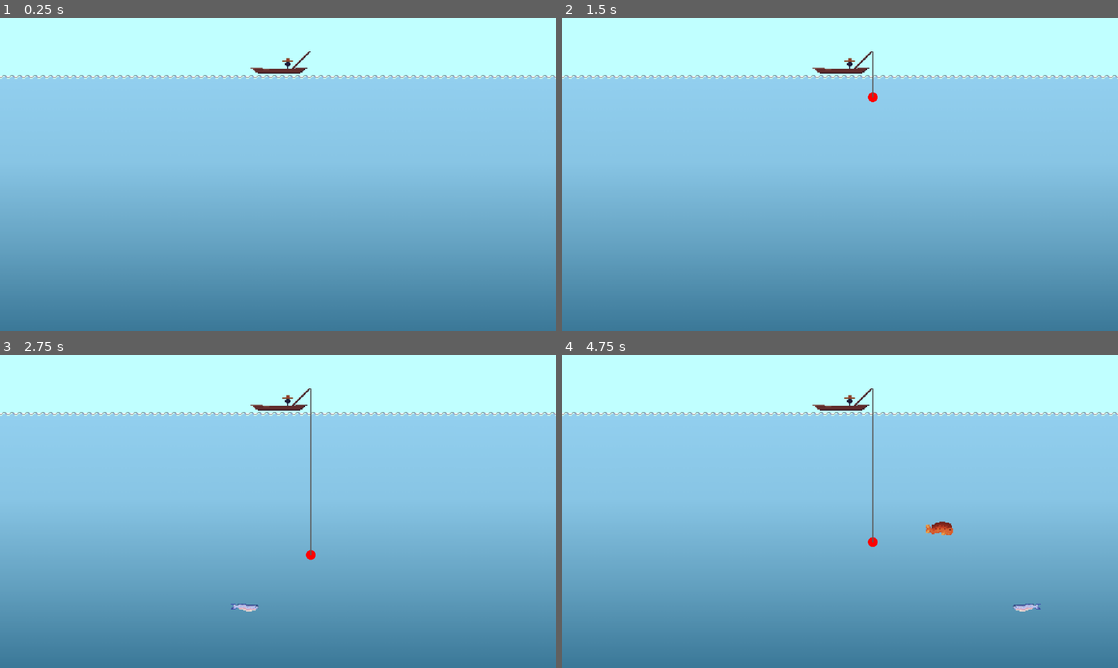
Above: before the commit, frames 1-4 (two rows, left to right).
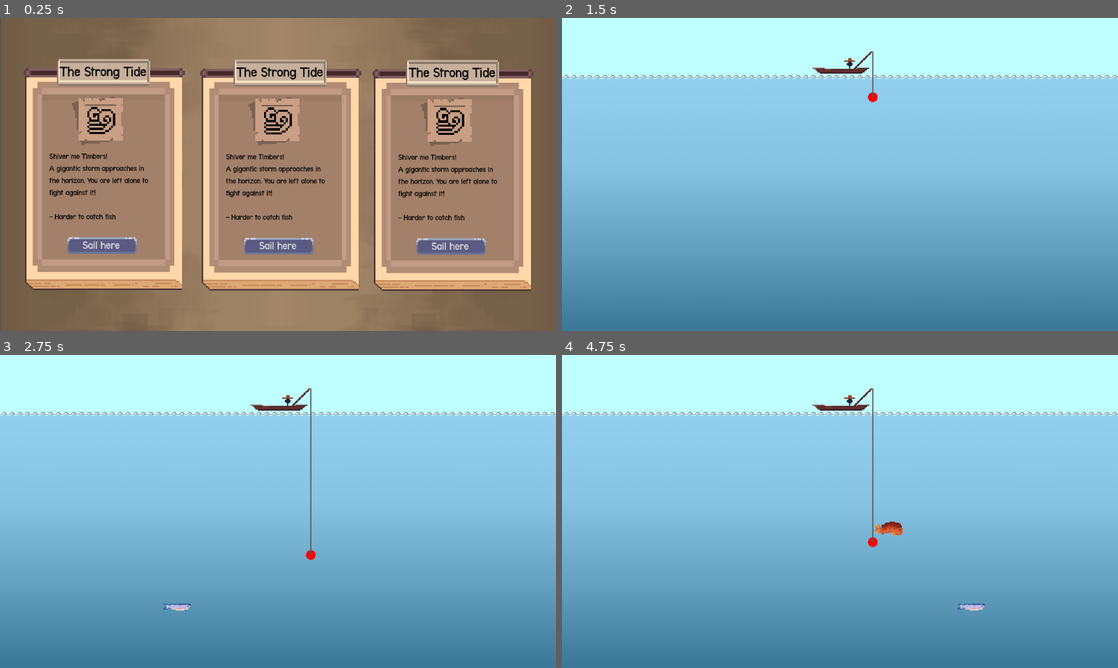
Above: after the commit, the same moments.

Repository: Gugaapo/fishing_game
Game: Godot game, scene res://scenes/Events_scene/events.tscn
Same seed, same stepped clock (60 frames per second), same inputs: the game is played once before the commit and once after it. Before the commit the project starts from res://scenes/fishing_scene/debug_scene.tscn.
Inputs (mouse positions are in pixels of both pictures, inside the frame that each line leads up to):
- Up to frame 1 (0.25 s): no input
- Up to frame 2 (1.5 s): click (662, 246) at 0.5 s, where only the run after the commit has a clickable "Sail here"; tap Enter (ui_accept) at 1.25 s; hold Right (ui_right) from 1.28 s (still down); hold Z (fish) from 1.28 s (still down)
- Up to frame 3 (2.75 s): tap Enter (ui_accept) at 1.52, 2, 2.27 s; release Right (ui_right) at 2.03 s; release Z (fish) at 2.03 s; hold Left (ui_left) from 2.03 s (still down); tap Z (fish) at 2.1 s
- Up to frame 4 (4.75 s): release Left (ui_left) at 2.78 s; hold Z (fish) 2.78-3.53 s; hold Right (ui_right) 2.78-4.28 s; tap Z (fish) at 3.6 s; tap Enter (ui_accept) at 3.77, 4.52 s; hold Left (ui_left) from 4.28 s (still down); hold Z (fish) from 4.28 s (still down)

The runs differ from the first frame. In frame 1, 100% of the frame differs, in the area x 0-100%, y 0-100%; in frame 2, nothing differs; in frame 3, 0.2%; in frame 4, 0.5%.

Commit message:
change initial scene to Events

Diff:
--- a/project.godot
+++ b/project.godot
@@ -11,7 +11,7 @@
 [application]
 
 config/name="roguelike-fishing"
-run/main_scene="res://scenes/fishing_scene/debug_scene.tscn"
+run/main_scene="res://scenes/Events_scene/events.tscn"
 config/features=PackedStringArray("4.2", "Forward Plus")
 config/icon="res://icon.svg"
 
--- a/scenes/Events_scene/EventSelectionNode.tscn
+++ b/scenes/Events_scene/EventSelectionNode.tscn
@@ -6,9 +6,15 @@
 [ext_resource type="FontFile" uid="uid://clkjta5vgibng" path="res://assets/fonts/Terminal-Grotesque-master/terminal-grotesque.ttf" id="3_hrxv2"]
 [ext_resource type="Texture2D" uid="uid://iisxxbq8b8ek" path="res://assets/sprites/eventos/StrongTide.png" id="4_nrrao"]
 [ext_resource type="Texture2D" uid="uid://bflynl8xmfq8p" path="res://assets/Complete_UI_Book_Styles_Pack_Free_v1.0/01_TravelBookLite/Sprites/UI_TravelBook_Bar01a.png" id="5_37idj"]
-[ext_resource type="Texture2D" uid="uid://dnqc4nq6x6fqt" path="res://assets/fantasy_pixelart_ui/sliders/silver_grabber_pressed.png" id="5_e1e7c"]
-[ext_resource type="Texture2D" uid="uid://c6mre0hjtet54" path="res://assets/fantasy_pixelart_ui/sliders/gold_grabber_pressed.png" id="6_40ldy"]
+[ext_resource type="Texture2D" uid="uid://crp6aghxupmtx" path="res://assets/sprites/PaperUI.png" id="5_58p1c"]
+[ext_resource type="Texture2D" uid="uid://dbo5e2i8fsoev" path="res://assets/fantasy_pixelart_ui/sliders/silver_slider_empty.png" id="5_v18j5"]
 [ext_resource type="Texture2D" uid="uid://bv2gxwejh4rbb" path="res://assets/Complete_UI_Book_Styles_Pack_Free_v1.0/01_TravelBookLite/Sprites/UI_TravelBook_Frame01a.png" id="6_43ibd"]
+
+[sub_resource type="StyleBoxTexture" id="StyleBoxTexture_eji48"]
+texture = ExtResource("3_1dede")
+
+[sub_resource type="StyleBoxTexture" id="StyleBoxTexture_hqb2q"]
+texture = ExtResource("5_v18j5")
 
 [node name="Root" type="Control"]
 layout_mode = 3
@@ -19,7 +25,7 @@
 offset_right = 40.0
 offset_bottom = 40.0
 
-[node name="Base" type="TextureRect" parent="Inner"]
+[node name="Baseplate" type="TextureRect" parent="Inner"]
 layout_mode = 0
 offset_left = 1.0
 offset_right = 105.0
@@ -27,7 +33,7 @@
 texture = ExtResource("1_8eaxj")
 expand_mode = 1
 
-[node name="Meio" type="Control" parent="Inner/Base"]
+[node name="Meio" type="Control" parent="Inner/Baseplate"]
 layout_mode = 1
 anchor_right = 1.0
 anchor_bottom = 1.0
@@ -36,7 +42,7 @@
 offset_right = -5.0
 offset_bottom = -86.0
 
-[node name="InnerBackground" type="TextureRect" parent="Inner/Base/Meio"]
+[node name="InnerBackground" type="TextureRect" parent="Inner/Baseplate/Meio"]
 self_modulate = Color(1, 1, 1, 0.498039)
 layout_mode = 1
 anchors_preset = -1
@@ -48,7 +54,7 @@
 grow_vertical = 2
 texture = ExtResource("2_0xfm7")
 
-[node name="Botão_Embaixo" type="Control" parent="Inner/Base/Meio/InnerBackground"]
+[node name="Botão_Embaixo" type="Control" parent="Inner/Baseplate/Meio/InnerBackground"]
 layout_mode = 1
 anchor_right = 1.0
 anchor_bottom = 1.0
@@ -59,60 +65,36 @@
 grow_horizontal = 2
 grow_vertical = 2
 
-[node name="TextureRect" type="TextureRect" parent="Inner/Base/Meio/InnerBackground/Botão_Embaixo"]
-layout_mode = 1
-anchors_preset = -1
-anchor_right = 0.932
-anchor_bottom = 0.808
+[node name="SailButton" type="Button" parent="Inner/Baseplate/Meio/InnerBackground/Botão_Embaixo"]
+custom_minimum_size = Vector2(1, 0)
+layout_mode = 0
 offset_left = 25.0
-offset_top = 9.0
-offset_right = -9.152
-offset_bottom = -1.008
-texture = ExtResource("3_1dede")
-expand_mode = 1
+offset_top = 8.0
+offset_right = 71.0
+offset_bottom = 19.0
+theme_override_fonts/font = ExtResource("3_hrxv2")
+theme_override_font_sizes/font_size = 7
+theme_override_styles/normal = SubResource("StyleBoxTexture_eji48")
+theme_override_styles/pressed = SubResource("StyleBoxTexture_hqb2q")
+text = "Sail here"
 
-[node name="Label" type="Label" parent="Inner/Base/Meio/InnerBackground/Botão_Embaixo/TextureRect"]
-layout_mode = 1
-anchors_preset = 15
-anchor_right = 1.0
-anchor_bottom = 1.0
-offset_left = 3.0
-offset_top = 2.0
-offset_right = -3.0
-offset_bottom = -1.0
-grow_horizontal = 2
-grow_vertical = 2
-theme_override_colors/font_color = Color(0.758192, 0.758192, 0.758192, 1)
-theme_override_fonts/font = ExtResource("3_hrxv2")
-theme_override_font_sizes/font_size = 6
-text = "SAIL HERE"
-horizontal_alignment = 1
-vertical_alignment = 1
+[node name="Icon_frame" type="TextureRect" parent="Inner/Baseplate/Meio/InnerBackground"]
+layout_mode = 0
+offset_left = 26.0
+offset_top = 10.0
+offset_right = 61.0
+offset_bottom = 42.0
+texture = ExtResource("5_58p1c")
 
-[node name="Icone_moldura" type="TextureRect" parent="Inner/Base/Meio/InnerBackground"]
+[node name="Icon" type="TextureRect" parent="Inner/Baseplate/Meio/InnerBackground/Icon_frame"]
 layout_mode = 0
-offset_left = 29.0
-offset_top = 8.0
-offset_right = 64.0
-offset_bottom = 40.0
-texture = ExtResource("5_e1e7c")
-
-[node name="moldura_interna" type="TextureRect" parent="Inner/Base/Meio/InnerBackground/Icone_moldura"]
-layout_mode = 0
-offset_top = 2.0
-offset_right = 35.0
-offset_bottom = 29.0
-texture = ExtResource("6_40ldy")
-
-[node name="TextureRect" type="TextureRect" parent="Inner/Base/Meio/InnerBackground/Icone_moldura"]
-layout_mode = 0
-offset_left = 10.0
-offset_top = 6.0
-offset_right = 26.0
-offset_bottom = 23.0
+offset_left = 9.0
+offset_top = 4.0
+offset_right = 30.0
+offset_bottom = 26.0
 texture = ExtResource("4_nrrao")
 
-[node name="Label" type="Label" parent="Inner/Base/Meio/InnerBackground"]
+[node name="Event_text" type="Label" parent="Inner/Baseplate/Meio/InnerBackground"]
 layout_mode = 0
 offset_left = 11.0
 offset_top = 47.0
@@ -122,19 +104,28 @@
 theme_override_fonts/font = ExtResource("3_hrxv2")
 theme_override_font_sizes/font_size = 5
 text = "Shiver me Timbers!
-A gigantic storm approaches in the horizon. You are left alone to fight it!
-
-- Harder to catch fish"
+A gigantic storm approaches in the horizon. You are left alone to fight against it!"
 autowrap_mode = 3
 
-[node name="Top" type="TextureRect" parent="Inner/Base"]
+[node name="Event_explanation" type="Label" parent="Inner/Baseplate/Meio/InnerBackground"]
+layout_mode = 0
+offset_left = 11.0
+offset_top = 87.0
+offset_right = 85.0
+offset_bottom = 108.0
+theme_override_colors/font_color = Color(0, 0, 0, 1)
+theme_override_fonts/font = ExtResource("3_hrxv2")
+theme_override_font_sizes/font_size = 5
+text = "- Harder to catch fish"
+
+[node name="TopDecoration" type="TextureRect" parent="Inner/Baseplate"]
 layout_mode = 0
 offset_left = -1.0
 offset_right = 106.0
 offset_bottom = 6.0
 texture = ExtResource("5_37idj")
 
-[node name="Title" type="TextureRect" parent="."]
+[node name="TitleImage" type="TextureRect" parent="."]
 layout_mode = 0
 offset_left = 22.0
 offset_top = -6.0
@@ -142,7 +133,7 @@
 offset_bottom = 12.0
 texture = ExtResource("6_43ibd")
 
-[node name="Label" type="Label" parent="Title"]
+[node name="TitleText" type="Label" parent="TitleImage"]
 layout_mode = 0
 offset_right = 62.0
 offset_bottom = 18.0
--- a/scenes/Events_scene/events.tscn
+++ b/scenes/Events_scene/events.tscn
@@ -1,8 +1,12 @@
-[gd_scene load_steps=2 format=3 uid="uid://c23ulfs4cnfhe"]
+[gd_scene load_steps=4 format=3 uid="uid://c23ulfs4cnfhe"]
 
 [ext_resource type="Texture2D" uid="uid://bxfu7j2rg5g1i" path="res://assets/sprites/MapaPathBase.png" id="1_d7p07"]
+[ext_resource type="Script" path="res://scripts/event_scripts/events.gd" id="1_qsv4e"]
+[ext_resource type="PackedScene" uid="uid://eji6itgxjv8m" path="res://scenes/Events_scene/EventSelectionNode.tscn" id="3_8x6dj"]
 
-[node name="Events" type="Node2D"]
+[node name="Events" type="Node2D" node_paths=PackedStringArray("search_root")]
+script = ExtResource("1_qsv4e")
+search_root = NodePath("Root")
 
 [node name="Sprite2D" type="Sprite2D" parent="."]
 position = Vector2(1, 0)
@@ -10,3 +14,24 @@
 texture = ExtResource("1_d7p07")
 
 [node name="Camera2D" type="Camera2D" parent="."]
+
+[node name="Root" parent="." instance=ExtResource("3_8x6dj")]
+offset_left = -527.0
+offset_top = -220.0
+offset_right = -527.0
+offset_bottom = -220.0
+scale = Vector2(3.12398, 3.12398)
+
+[node name="Root2" parent="." instance=ExtResource("3_8x6dj")]
+offset_left = -161.0
+offset_top = -219.0
+offset_right = -161.0
+offset_bottom = -219.0
+scale = Vector2(3.12398, 3.12398)
+
+[node name="Root3" parent="." instance=ExtResource("3_8x6dj")]
+offset_left = 196.0
+offset_top = -218.0
+offset_right = 196.0
+offset_bottom = -218.0
+scale = Vector2(3.12398, 3.12398)
--- /dev/null
+++ b/scripts/event_scripts/events.gd
@@ -0,0 +1,14 @@
+extends Node2D
+
+@export var search_root: Node          # drag the nested scene root here
+@export var scene_path: String = "res://scenes/fishing_scene/debug_scene.tscn"
+
+func _ready():
+	var root := search_root if search_root else self
+	var button := root.find_child("SailButton", true, false) as BaseButton
+	if button:
+		button.pressed.connect(func(): _on_ui_button_pressed(scene_path))
+
+func _on_ui_button_pressed(scene_path: String) -> void:
+	print("Loading:", scene_path)
+	get_tree().change_scene_to_file(scene_path)
Binary file added: assets/sprites/PaperUI.png
Not shown, added: assets/sprites/PaperUI.png.import
Not shown: 1 places in scenes/Events_scene/EventSelectionNode.tscn that only renumber resources
